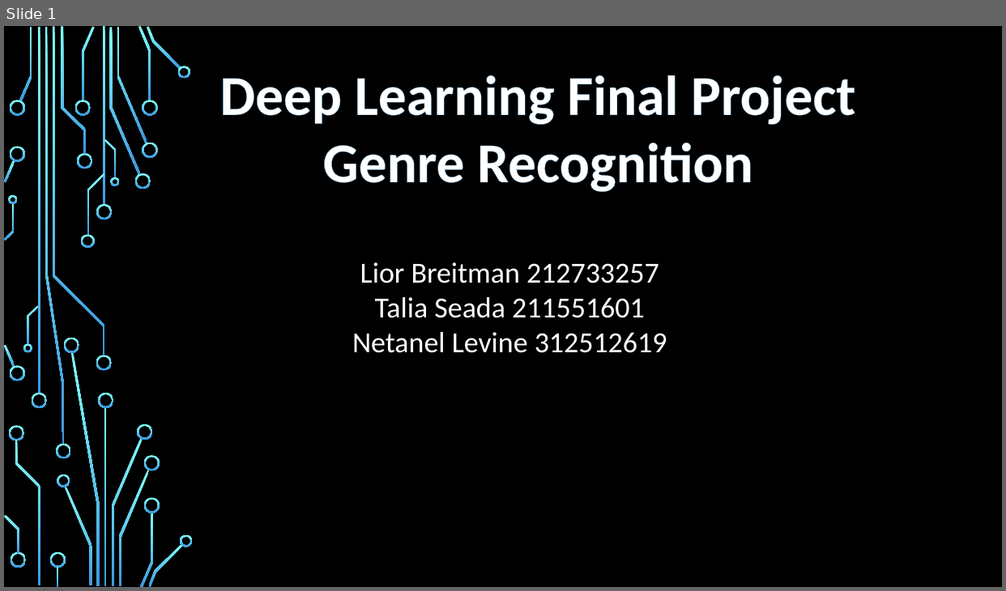
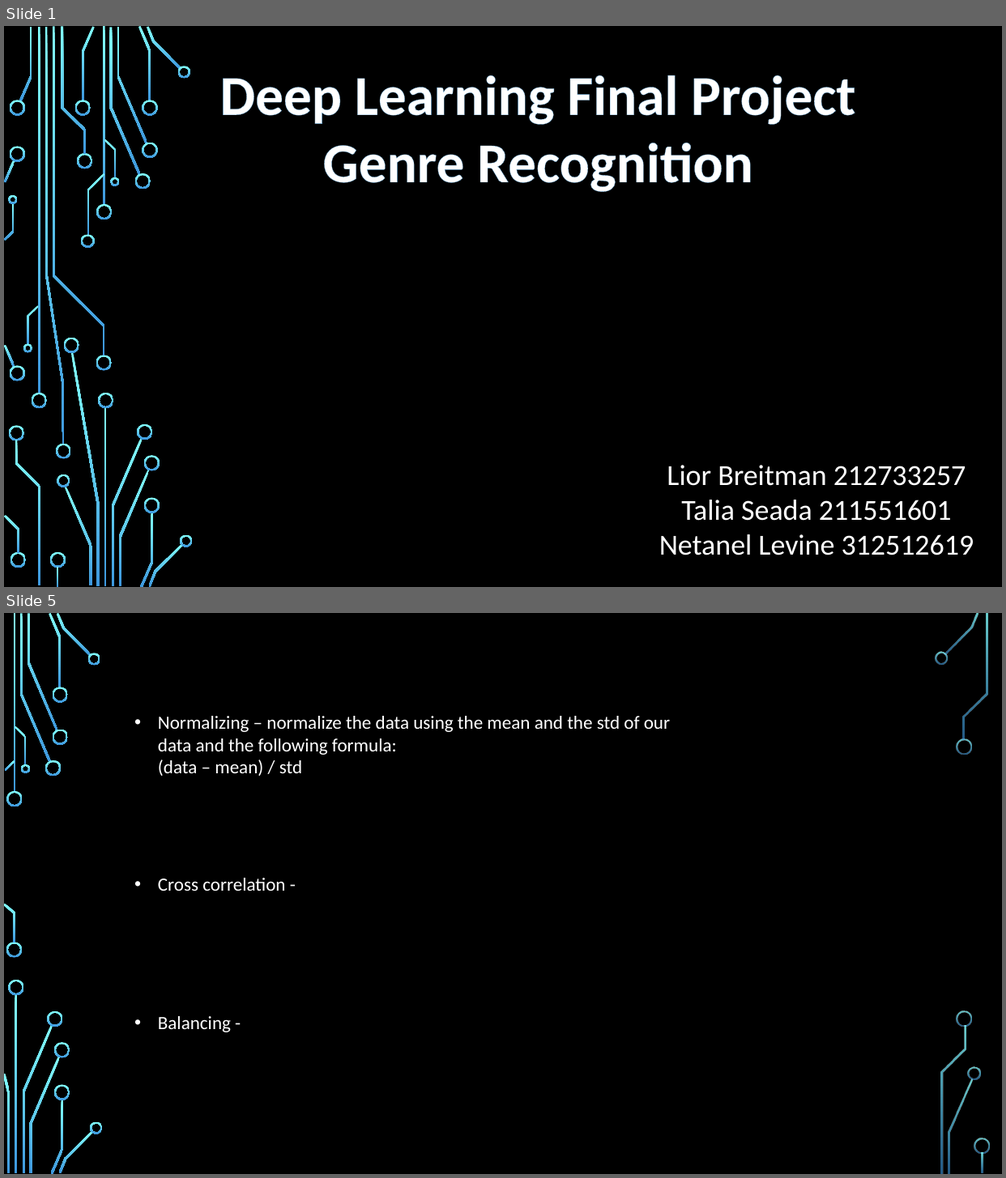
Before and after one commit to netanellevine/Songs_Genres_Classification, a slide deck: Deep learning presentation.pptx. Shown one above the other, each under a label of ours: slide 1 before the commit, slides 1 and 5 after it; the slides between them are not shown. The pictures are 1006x591 and 1006x1178 pixels, drawn with LibreOffice and Linux fonts; fonts in the diff are those of the drawing; background and template pictures are left out. Boxes give left, top, right and bottom in pixels: in the first picture for what was removed or moved away, otherwise in the second. Text is boxed around its words. In the diff, an @@ line names an element or a change of style, - is before the commit and + after.

```diff
--- a/Deep learning presentation.pptx
+++ b/Deep learning presentation.pptx
@@ slide 5 added at (4,613,1002,1174), background picture (left out) @@
@@ text added at (158,716,670,776), 18 pt, text #FFFFFF @@
+• Normalizing – normalize the data using the mean and the std of our data and the following formula:
+  (data – mean) / std
@@ text added at (158,878,285,891), 18 pt, text #FFFFFF @@
+• Cross correlation -
@@ text added at (158,1016,231,1033), 18 pt, text #FFFFFF @@
+• Balancing -
@@ group added at (4,613,990,1174): 33 freeform shapes, 3 rectangles @@
@@ slide 1 changed as well @@
@@ text "Lior Breitman 212733257": place and size @@
-text "Lior Breitman 212733257" at (352,263,667,353)
+text "Lior Breitman 212733257" at (659,465,974,556)
```
Also in this commit, not shown: 2 other slides changed, 4 other slides added, 1 slide removed, 1 other file.
